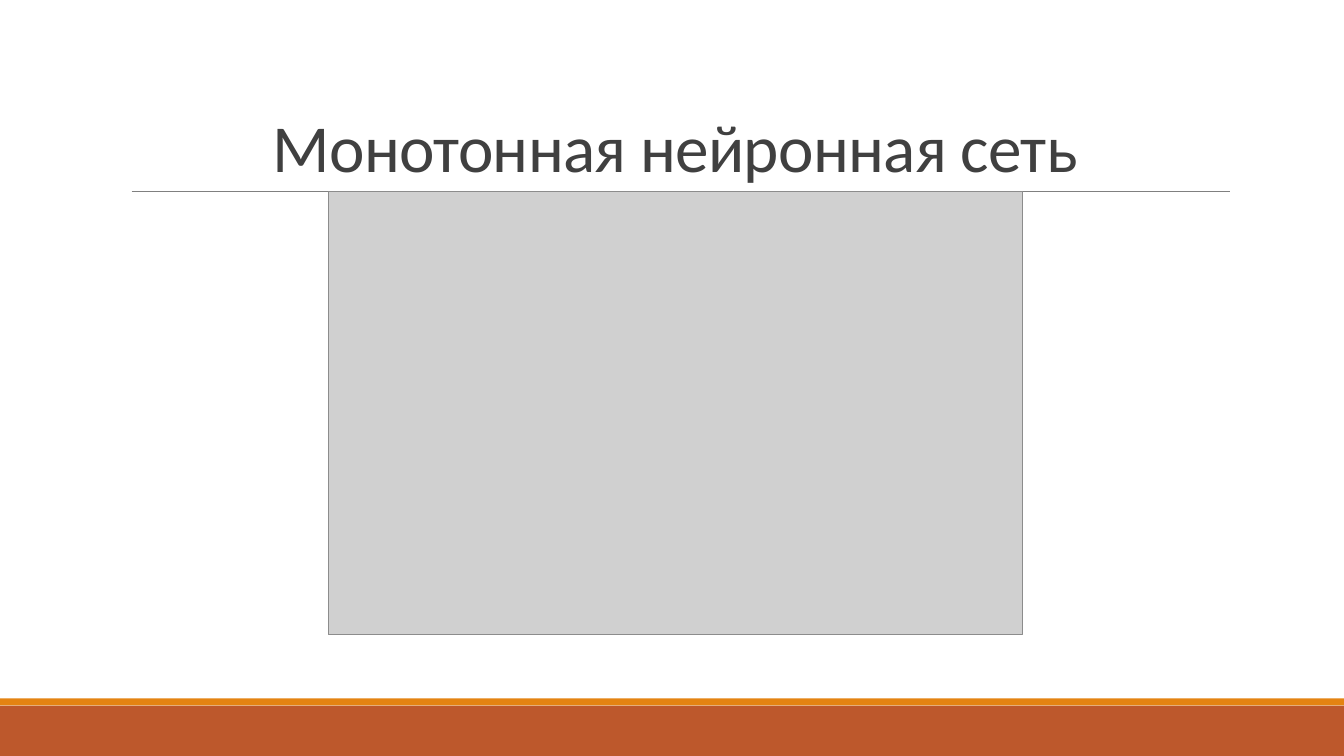
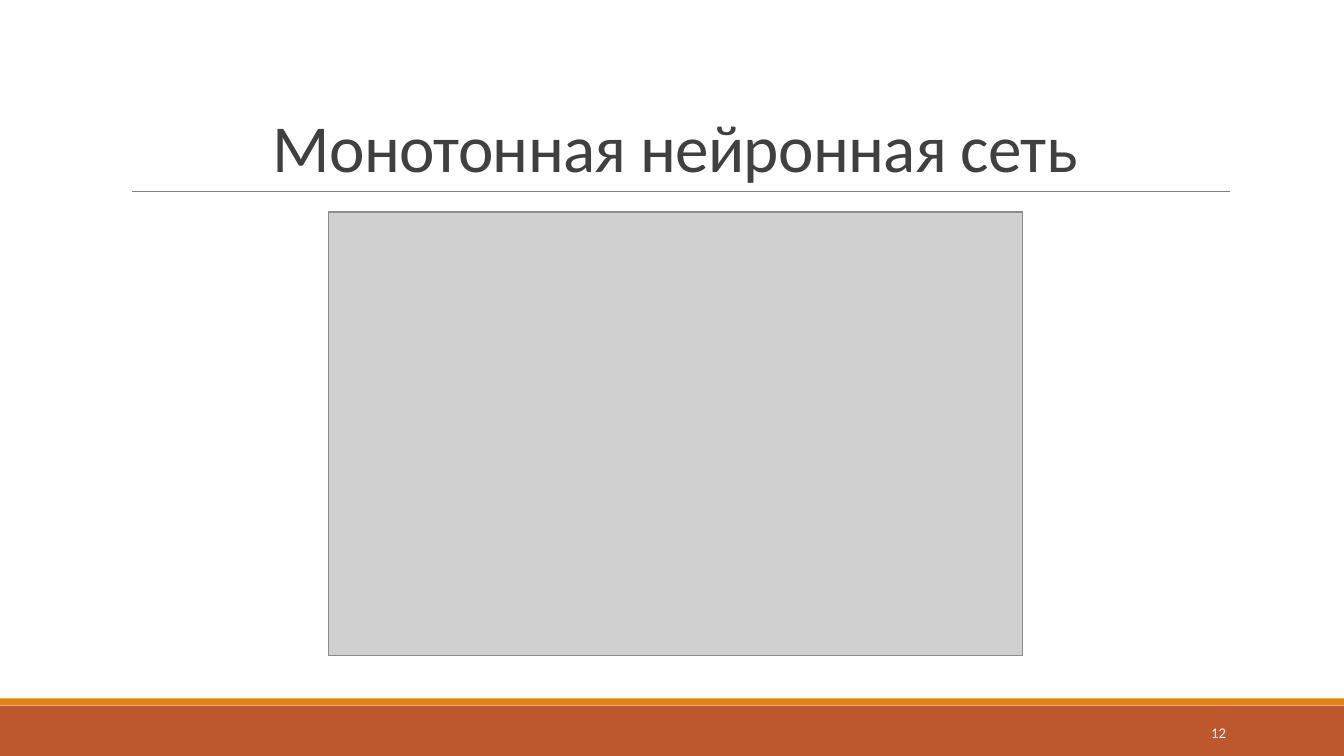
Before and after one commit to errashe/Documents, a slide deck: slide 12 of линпрог/Новые информационные технологии в принятии решений.pptx (slide 11 before the commit). Drawn at 1344x756 pixels with LibreOffice and Linux fonts; fonts in the diff are those of the drawing; grey boxes stand for pictures. Boxes give left, top, right and bottom in pixels: in the first picture for what was removed or moved away, otherwise in the second. Text is boxed around its words. In the diff, an @@ line names an element or a change of style, - is before the commit and + after.

```diff
--- a/линпрог/Новые информационные технологии в принятии решений.pptx
+++ b/линпрог/Новые информационные технологии в принятии решений.pptx
@@ picture: place and size @@
-picture at (329,192,1022,635)
+picture at (329,212,1022,655)
@@ page number added at (1211,728,1226,738), 10.5 pt, text #FFFFFF @@
+12
```
Also in this commit, not shown: 23 other slides changed, 4 slides added, 1 slide removed.
